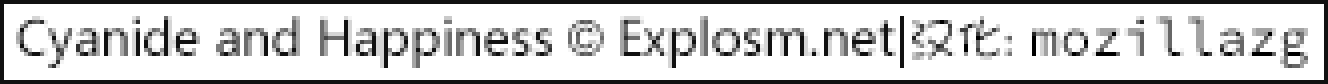
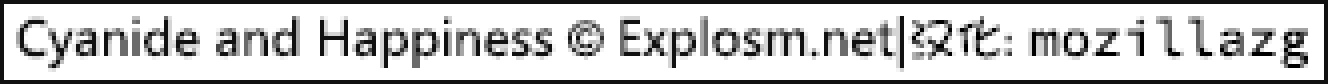
Before/after of a 1328×84 layered artwork. What changed in the layer stack:
painted on "Cyanide and Happiness © Explosm.net|汉化: mozillazg" over <box>16,16,1308,72</box>
